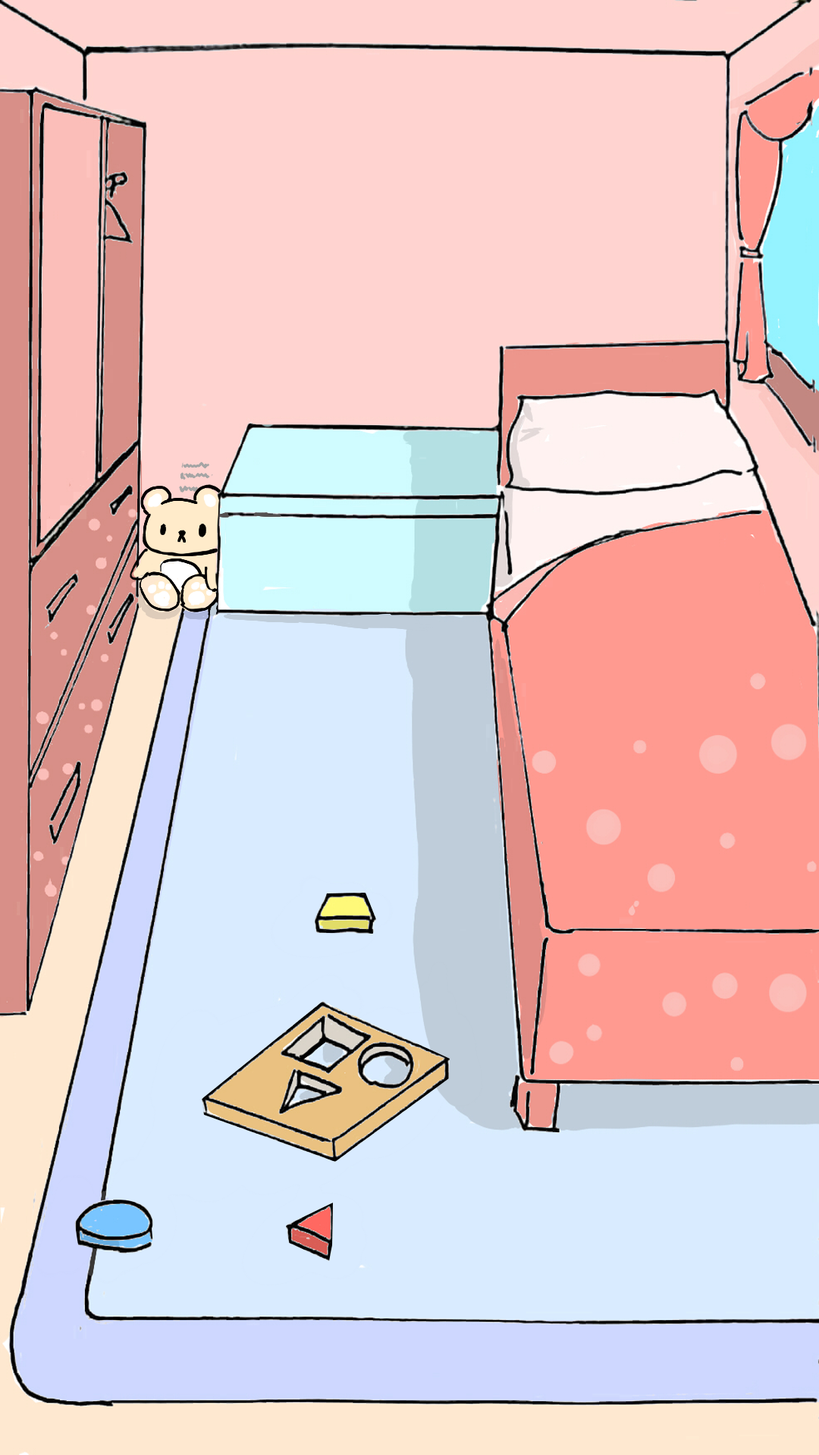
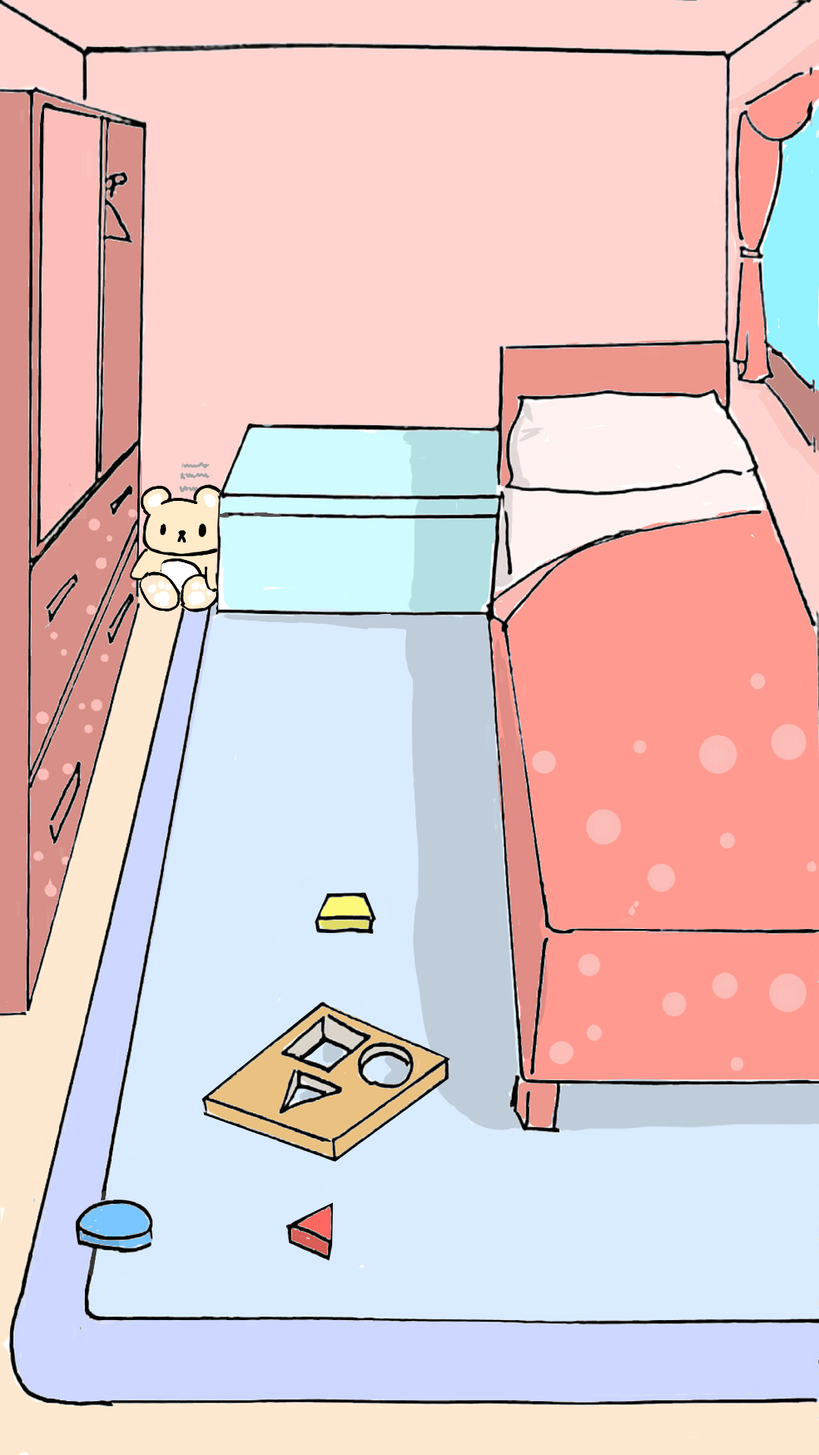
Two versions of the same layered image (819×1455). Layer-by-layer changes:
removed layer "圖層 2" over [314, 892, 376, 934]
removed layer "圖層3" over [130, 488, 221, 626]
added layer "熊 線搞" above "熊-色" over [130, 488, 221, 613]
added layer "熊-色" above "字" over [130, 488, 221, 613]
renamed "圖層4" to "字", painted on it over [132, 488, 220, 613]
renamed "圖層2" to "補色", painted on it over [130, 488, 376, 934]
